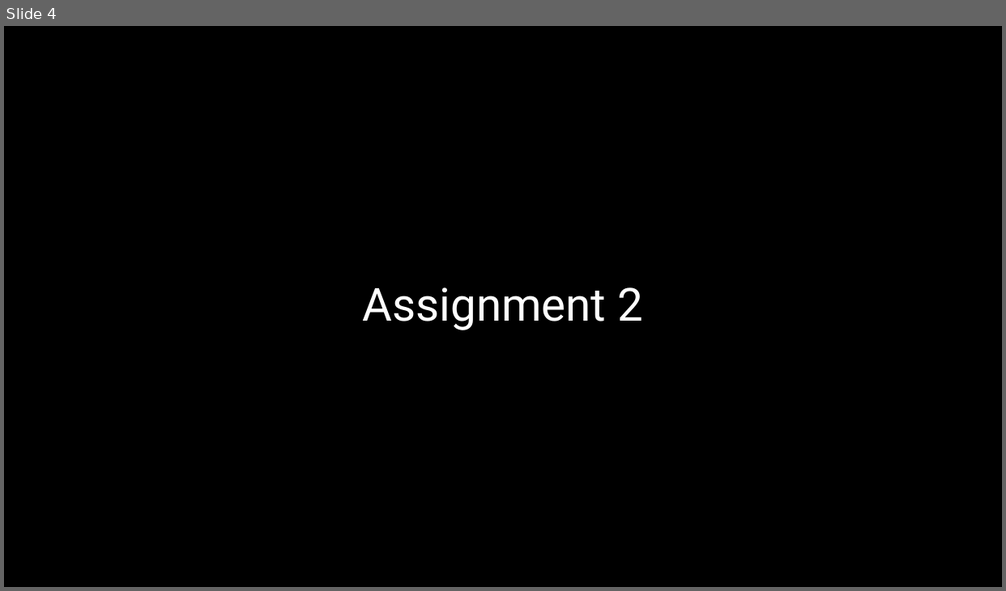
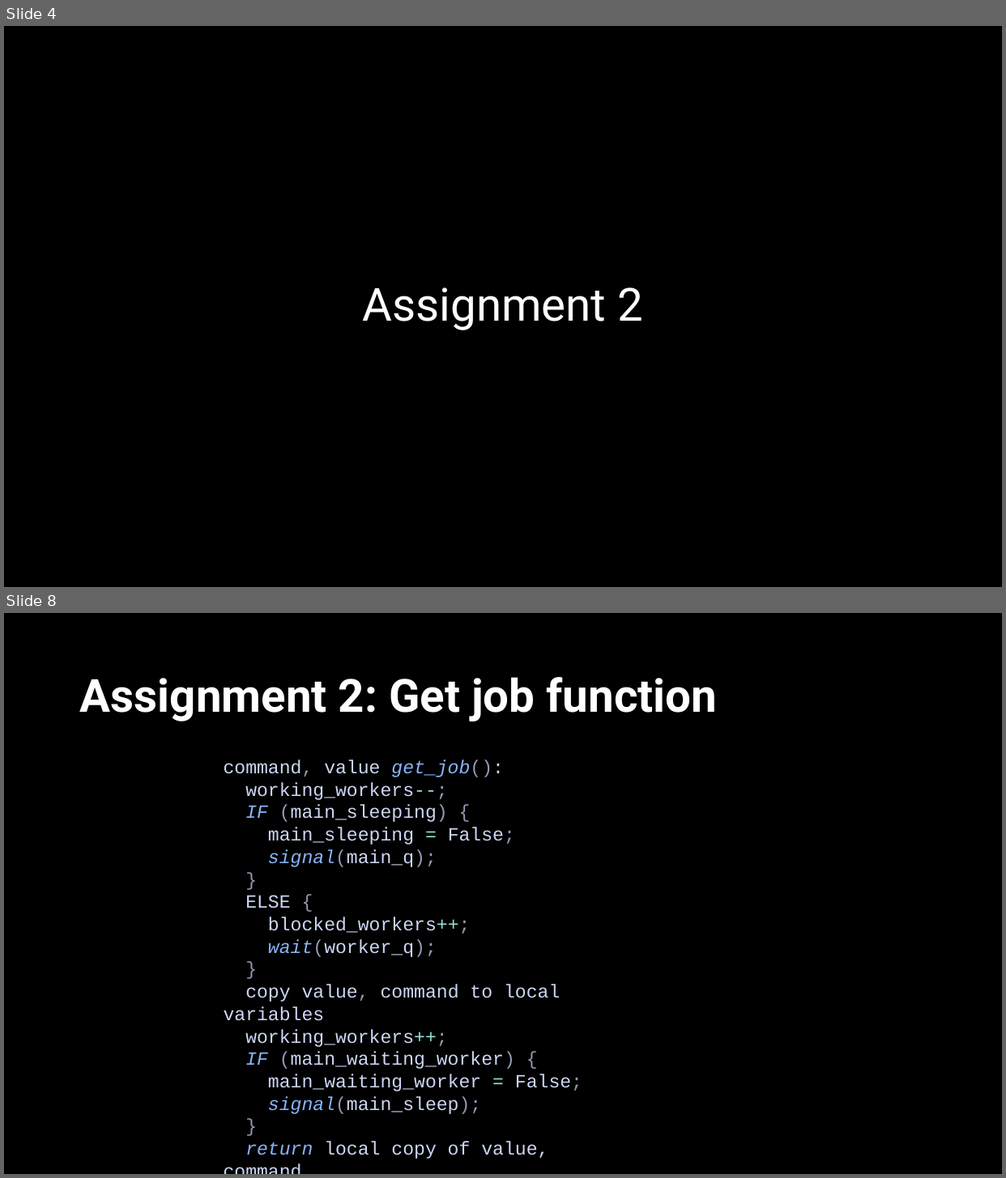
Before and after one commit to ACrispyCookie/ECE321-Concurrent-Programming, a slide deck: Project3/G9-3.pptx. Shown one above the other, each under a label of ours: slide 4 before the commit, slides 4 and 8 after it; the slides between them are not shown. The pictures are 1006x591 and 1006x1178 pixels, drawn with LibreOffice and Linux fonts; fonts in the diff are those of the drawing. Boxes give left, top, right and bottom in pixels: in the first picture for what was removed or moved away, otherwise in the second. Text is boxed around its words. In the diff, an @@ line names an element or a change of style, - is before the commit and + after.

```diff
--- a/Project3/G9-3.pptx
+++ b/Project3/G9-3.pptx
@@ slide 8 added at (x1=4, y1=613, x2=1002, y2=1174), background #000000 @@
@@ title added at (x1=80, y1=677, x2=717, y2=722), 44 pt, text #FFFFFF, bold @@
+Assignment 2: Get job function
@@ text added at (x1=224, y1=760, x2=582, y2=1156), 18 pt, text #CDD6F4 @@
+command, value get_job():
+working_workers--;
+IF (main_sleeping) {
+main_sleeping = False;
+signal(main_q);
+}
+ELSE {
+blocked_workers++;
+wait(worker_q);
+}
+copy value, command to local variables
+working_workers++;
+IF (main_waiting_worker) {
+main_waiting_worker = False;
+signal(main_sleep);
+}
+return local copy of value, command
```
Also in this commit, not shown: 5 slides changed, 34 other slides added, 25 other files.
